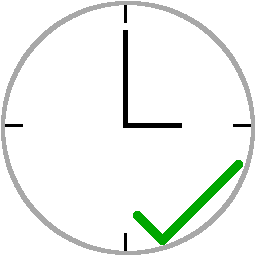
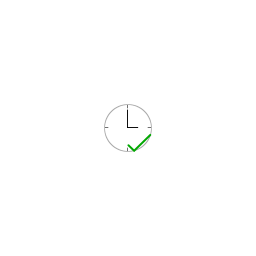
Two versions of the same layered image (256x256). Layer-by-layer changes:
hid group "256" (6 layers) over [1, 1, 255, 255]
painted on "Check 256" over [126, 156, 252, 255]
hid group "64" (6 layers) over [104, 96, 160, 152]
renamed "Check 256 #1" to "Check 64", painted on it over [127, 135, 152, 152]
added group "48" with 6 layers above "32" over [104, 104, 152, 152]
added layer "Check 48" in group "48" over [127, 134, 152, 152]
added layer "Minute Pointer 48" in group "48" over [127, 109, 128, 127]
added layer "Lines 48" in group "48" over [104, 104, 152, 152]
added layer "Border 48" in group "48" over [104, 104, 152, 152]
added layer "Face 48" in group "48" over [104, 104, 152, 152]
